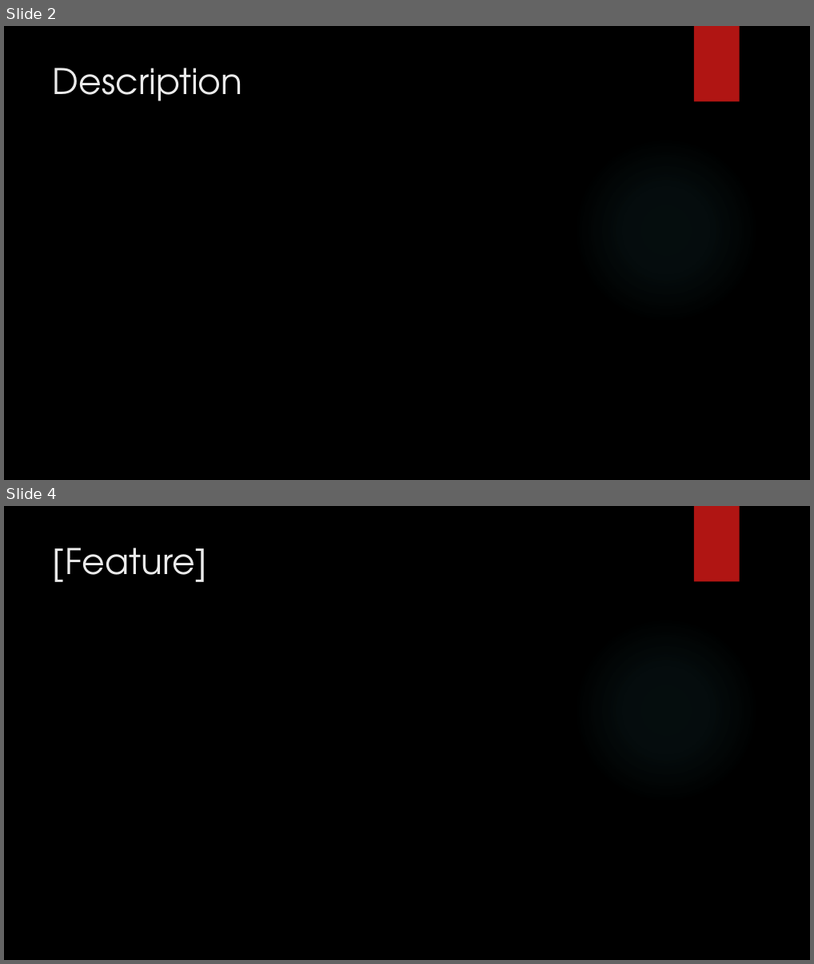
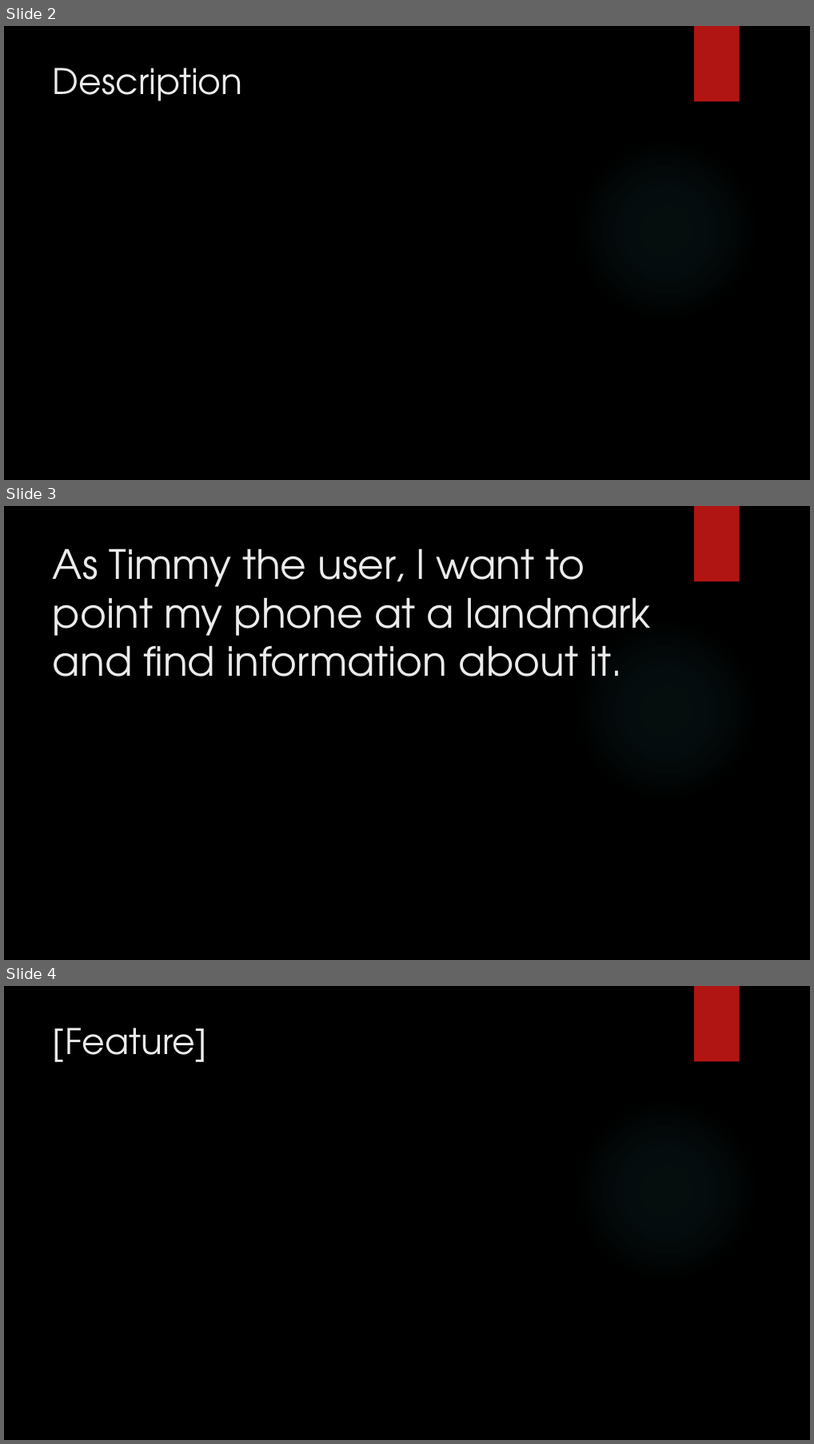
Before and after one commit to junmin-yee/Landmarked, a slide deck: Technology Presentation.pptx. Shown one above the other, each under a label of ours: slides 2 and 4 before the commit, slides 2, 3 and 4 after it; the slides between them are not shown. The pictures are 814x964 and 814x1444 pixels, drawn with LibreOffice and Linux fonts; fonts in the diff are those of the drawing; background and template pictures are left out. Boxes give left, top, right and bottom in pixels: in the first picture for what was removed or moved away, otherwise in the second. Text is boxed around its words. In the diff, an @@ line names an element or a change of style, - is before the commit and + after.

Commit message:
Add files via upload
Added user story slides

```diff
--- a/Technology Presentation.pptx
+++ b/Technology Presentation.pptx
@@ slide 3 added at [4, 506, 810, 960], background picture (left out); not listed: 2 template elements that a slide beside it also shows @@
@@ title added at [53, 548, 651, 676], 48 pt, text #EBEBEB @@
+As Timmy the user, I want to point my phone at a landmark and find information about it.
```
Also in this commit, not shown: 52 other slides added, 1 slide removed.
